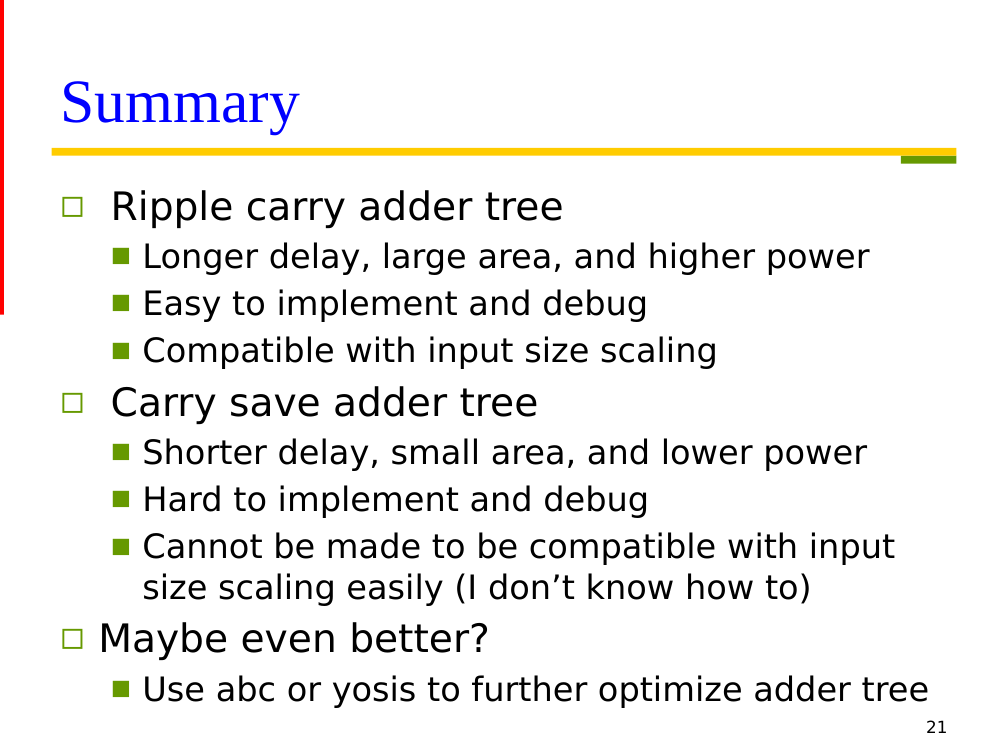
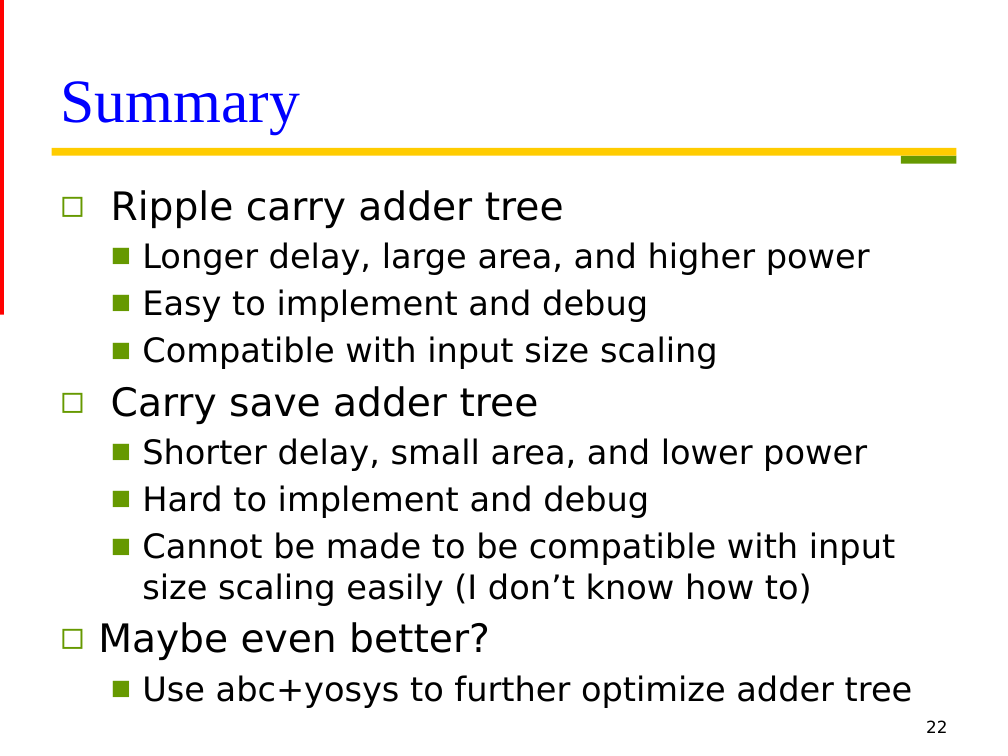
Before and after one commit to Oniontow/TTLiu_Project, a slide deck: slide 22 of tree/new_wood.pptx (slide 21 before the commit). Drawn at 1008x756 pixels with LibreOffice and Linux fonts; fonts in the diff are those of the drawing. Boxes give left, top, right and bottom in pixels: in the first picture for what was removed or moved away, otherwise in the second. Text is boxed around its words. In the diff, an @@ line names an element or a change of style, - is before the commit and + after.

```diff
--- a/tree/new_wood.pptx
+++ b/tree/new_wood.pptx
@@ text at [142, 675, 913, 708]: text changed @@
-  ■ Use abc or yosis to further optimize adder tree
+  ■ Use abc+yosys to further optimize adder tree
@@ page number at [926, 720, 947, 733]: text changed @@
-21
+22
```
Also in this commit, not shown: 4 other slides changed, 1 slide added, 2 other files.
